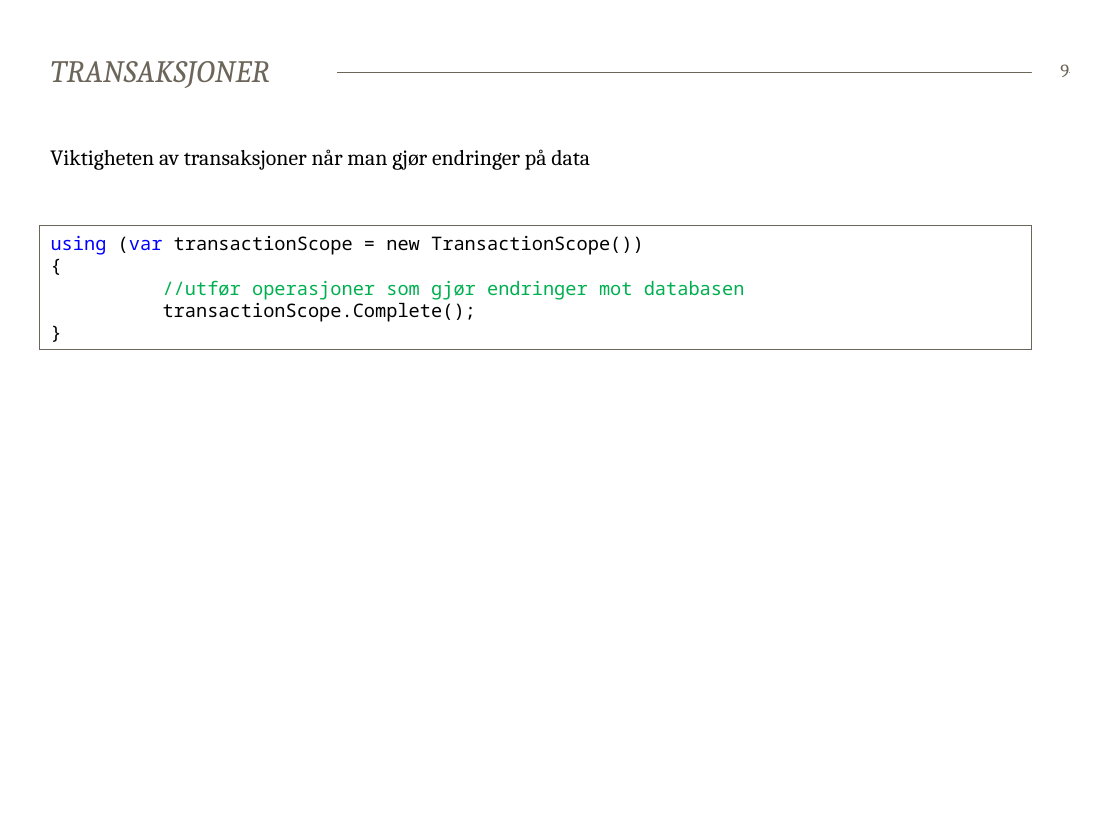
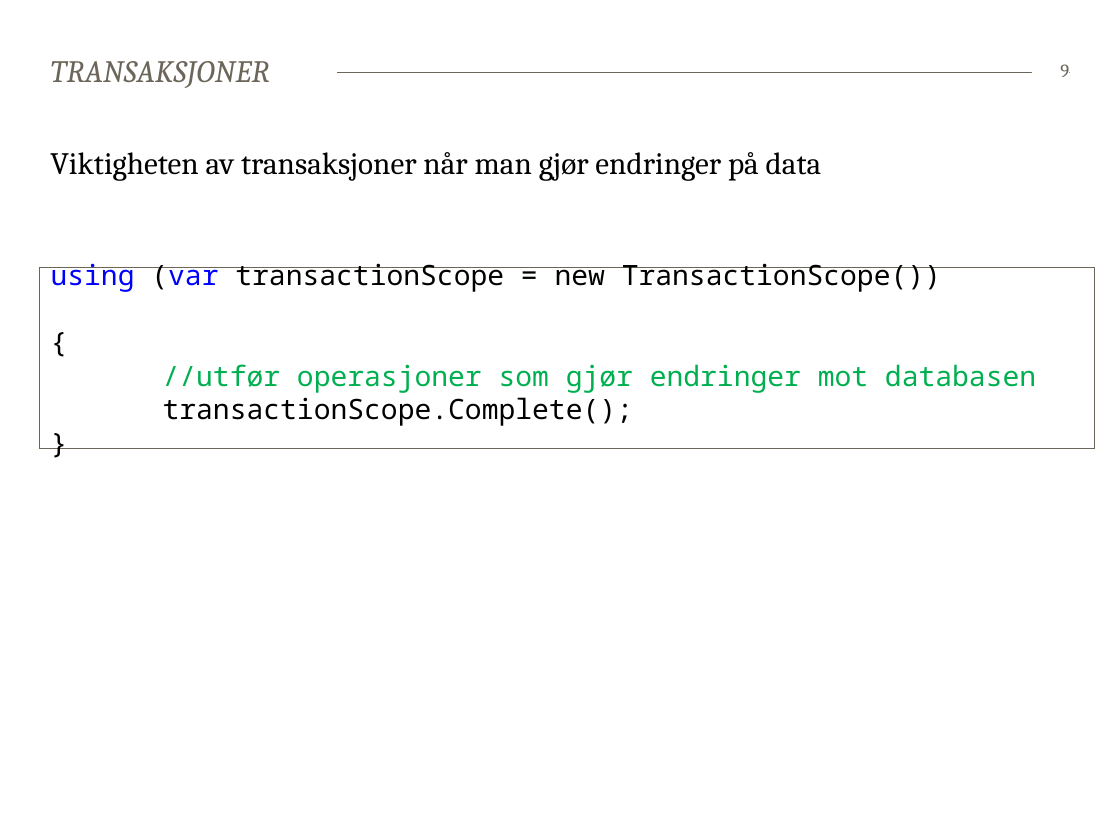
Before and after one commit to bekk/dotnetkurs, a slide deck: slide 9 of persistingData/persistingData.pptx. Drawn at 1120x840 pixels with LibreOffice and Linux fonts; fonts in the diff are those of the drawing. Boxes give left, top, right and bottom in pixels: in the first picture for what was removed or moved away, otherwise in the second. Text is boxed around its words. In the diff, an @@ line names an element or a change of style, - is before the commit and + after.

```diff
--- a/persistingData/persistingData.pptx
+++ b/persistingData/persistingData.pptx
@@ text "Viktigheten av transaksjoner når man ..." at (50, 152, 822, 181): size 14 to 20 pt @@
@@ rectangle "using (var transactionScope = new ...": place and size @@
-rectangle "using (var transactionScope = new ..." at (39, 225, 1032, 349)
+rectangle "using (var transactionScope = new ..." at (39, 268, 1094, 449)
@@ rectangle "using (var transactionScope = new ..." at (39, 268, 1094, 449): size 12 to 18 pt @@
```
Also in this commit, not shown: 5 other slides changed, 11 other files.
